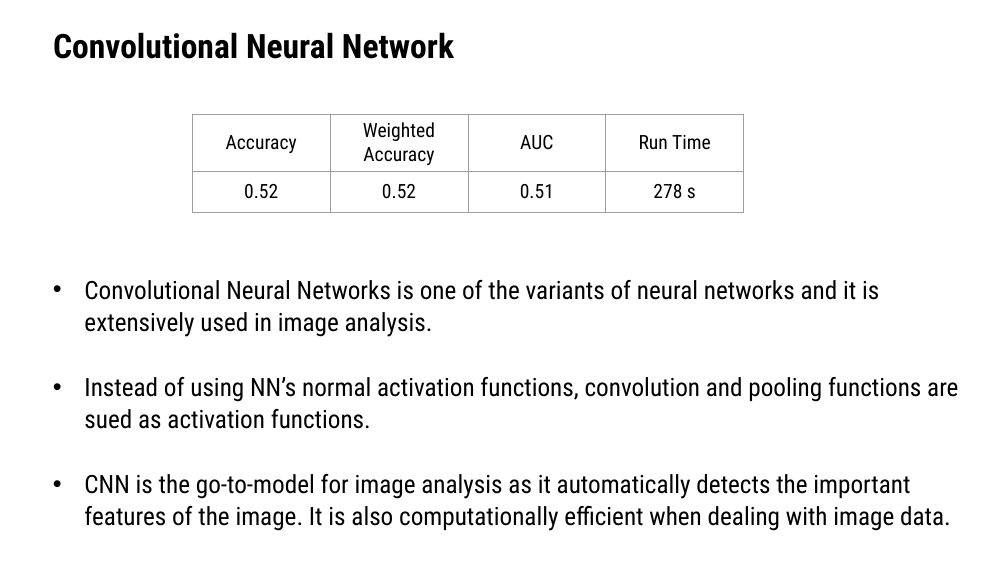
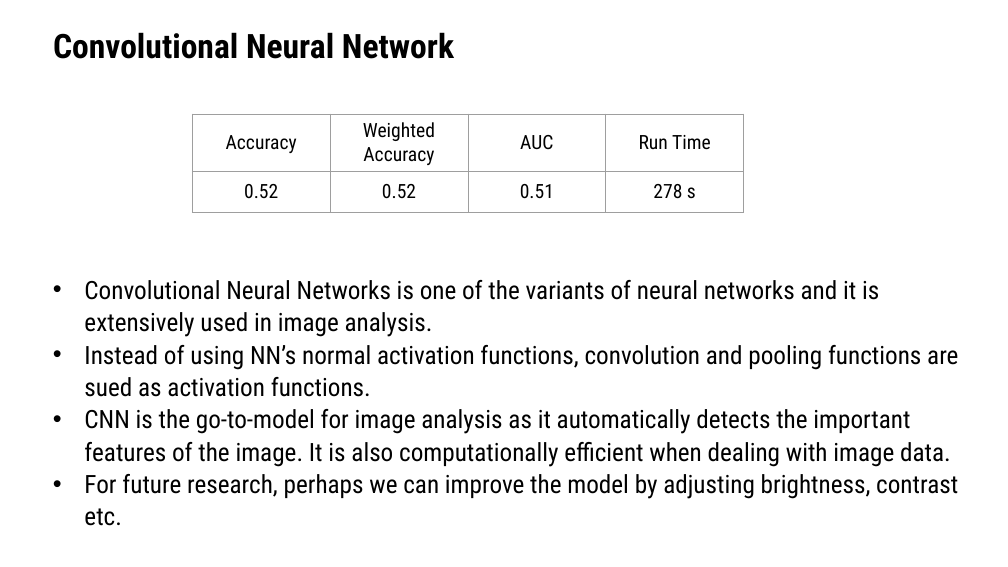
Before and after one commit to TZstatsADS/Fall2020-Project3-group5, a slide deck: slide 13 of doc/presentation.pptx. Drawn at 1008x567 pixels with LibreOffice and Linux fonts; fonts in the diff are those of the drawing; background and template pictures are left out. Boxes give left, top, right and bottom in pixels: in the first picture for what was removed or moved away, otherwise in the second. Text is boxed around its words. In the diff, an @@ line names an element or a change of style, - is before the commit and + after.

```diff
--- a/doc/presentation.pptx
+++ b/doc/presentation.pptx
@@ text at (84, 474, 958, 526): paragraph added @@
+• For future research, perhaps we can improve the model by adjusting brightness, contrast etc.
```
Also in this commit, not shown: 2 other slides changed, 1 slide removed, 1 other file.
